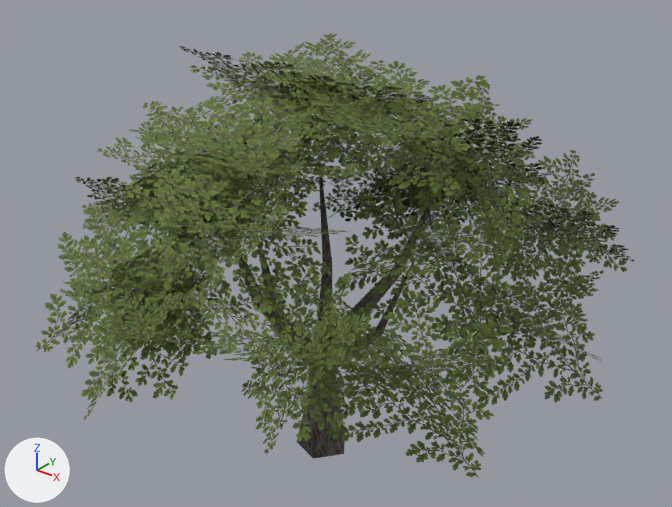
The glTF model assets/trees/oak.glb, before and after one commit.
The view is the same before and after, from a 50 mm lens placed at (8.4, -10.18, 9.93), pointed at (0.11, 0.19, 3.5). Lighting does not change. The marker at lower left points along +X, +Y and +Z. The first picture is the older version. Vertices at exactly the same position are counted once.

In view in the first picture: 'oak_foliage', 'oak_wood'.
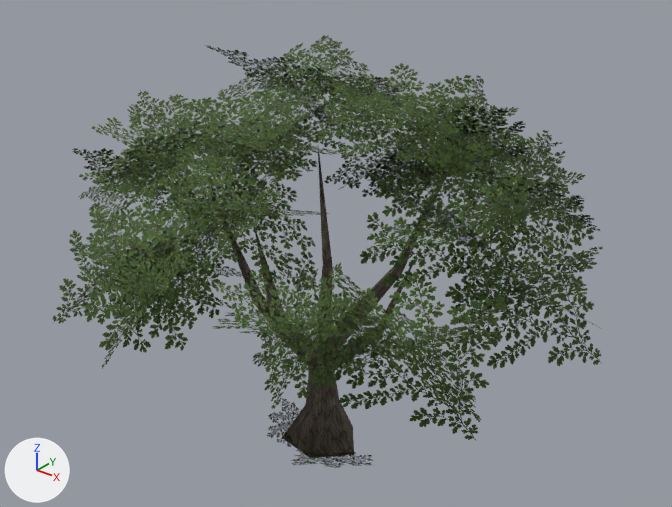
Changed parts and their boxes [x1, y1, x2, y2] in the pictures (672 x 507 px; the box of a moved part takes in the faces that stretch with it):
'oak_foliage', recoloured, reshaped (8% narrower)
    before: [36, 33, 634, 478]
    after: [52, 35, 603, 468]
'oak_wood', recoloured, reshaped
    before: [213, 148, 451, 459]
    after: [208, 147, 452, 458]
part 1 of me_oak_wood, moved or reshaped
    before: [296, 407, 345, 459]
    after: [282, 403, 354, 458]
part 2 of me_oak_foliage, moved or reshaped
    before: [36, 33, 634, 478]
    after: [52, 35, 603, 468]

What changed in the scene script:
```text
Change mat_oak_bark:
    remove # nodes: BsdfPrincipled, OutputMaterial, TexImage
    nodes: BsdfPrincipled, Mix x2, OutputMaterial, TexImage, VertexColor
    colours: light grey #e2dbce, mixed with the vertex colours
Change mat_oak_direct_bough___volume_normals:
    remove # nodes: BsdfPrincipled, Math x2, Mix, OutputMaterial, TexImage
    remove # colours: white #ecf7ff
    nodes: BsdfPrincipled, Math x3, Mix x2, OutputMaterial, TexImage, VertexColor
    colours: pale blue #b1d0cb, mixed with the vertex colours
Change me_oak_wood:
    used by ob_oak_wood; location = (0.0, 0.0, 0.0)
    remove me_oak_wood.from_pydata(...)  # 50 vertices, 65 faces; spans x -1.4..1.96, y -2.18..1.95, z -0.13..4.99
    add me_oak_wood.from_pydata(...)  # 50 vertices, 65 faces; spans x -1.4..1.96, y -2.18..1.95, z -0.04..4.99
    me_oak_wood part 1
    me_oak_wood.vertices[0].co: (0.45, -0.02, -0.13) -> (0.68, -0.03, -0.04)  # pixel (344, 454) -> pixel (354, 454)
    me_oak_wood.vertices[1].co: (0.13, 0.42, -0.13) -> (0.18, 0.58, -0.04)  # pixel (345, 434) -> pixel (352, 426)
    me_oak_wood.vertices[2].co: (-0.39, 0.26, -0.11) -> (-0.5, 0.33, -0.03)
    me_oak_wood.vertices[3].co: (-0.39, -0.29, -0.11) -> (-0.6, -0.45, -0.03)  # pixel (296, 441) -> pixel (281, 437)
    me_oak_wood.vertices[4].co: (0.13, -0.46, -0.12) -> (0.16, -0.56, -0.04)  # pixel (313, 458) -> pixel (310, 458)
Change me_oak_foliage:
    used by ob_oak_foliage; location = (0.0, 0.0, 0.0)
    remove me_oak_foliage.from_pydata(...)  # 264 vertices, 132 faces; spans x -4.33..4.62, y -4.76..4.86, z 2.19..6.7
    add me_oak_foliage.from_pydata(...)  # 264 vertices, 132 faces; spans x -4.3..4.51, y -4.39..4.93, z 0.01..6.71
    me_oak_foliage part 2: 264 of 264 vertices moved; they spanned x -4.33..4.62, y -4.76..4.86, z 2.19..6.7 and now span x -4.3..4.51, y -4.39..4.93, z 0.01..6.71; mean shift (0.02, 0.0, 0.16)
    me_oak_foliage part 3: vertex colours changed
```
